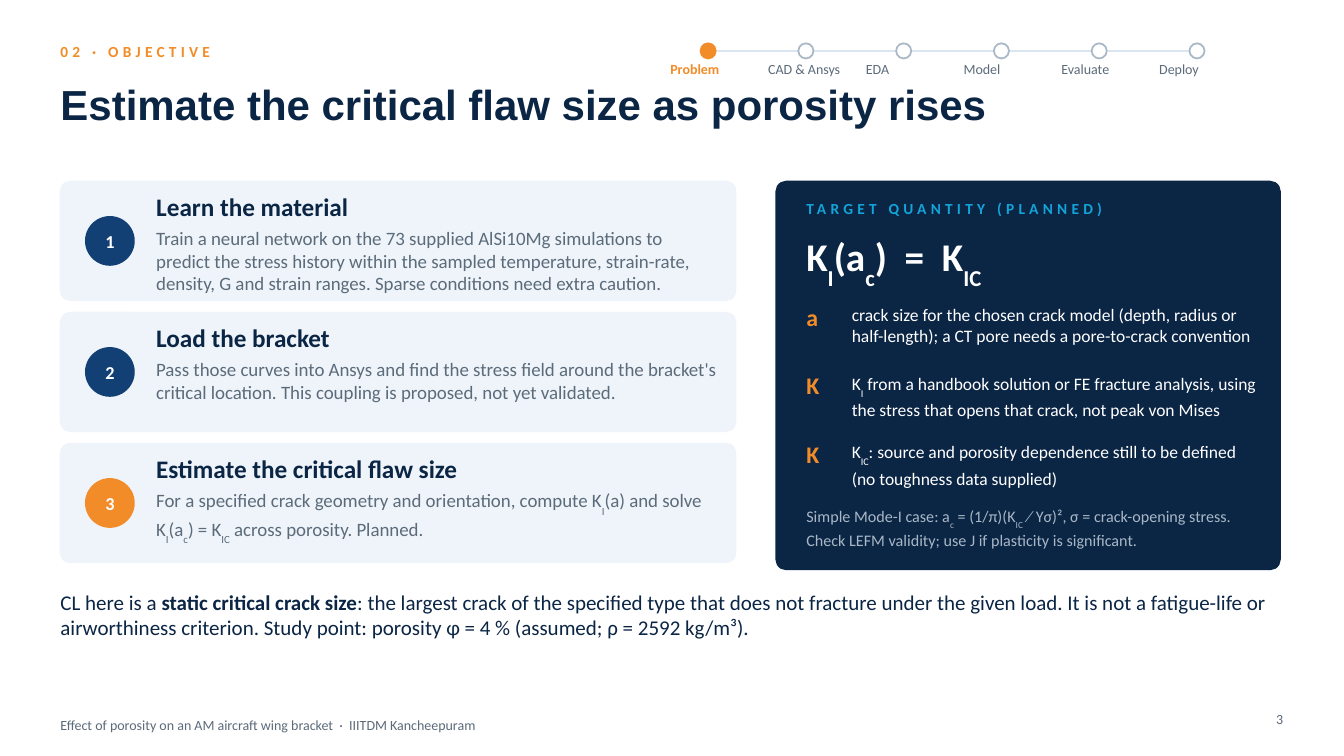
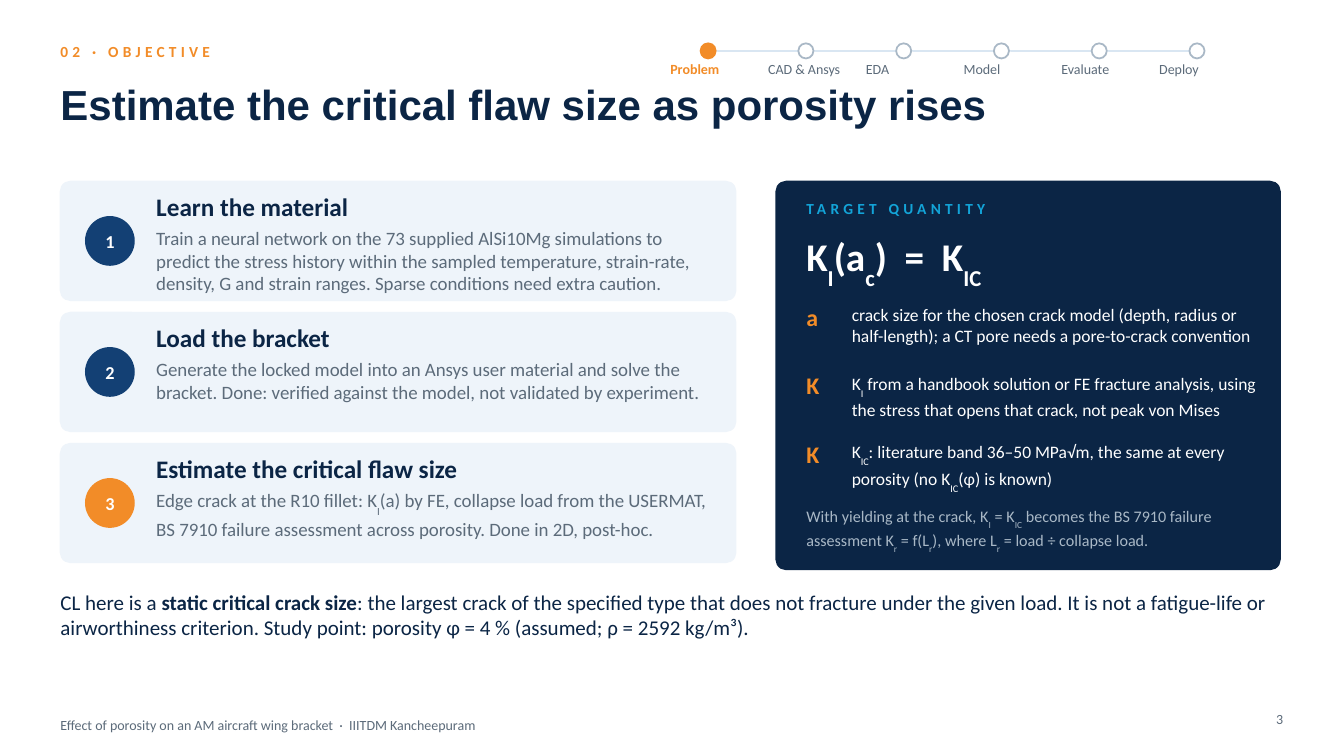
Before and after one commit to SaravananRamar06/MMM-ML, a slide deck: slide 3 of presentation/Final Presentation - Porosity in an AM Wing Bracket (corrected).pptx. Drawn at 1344x756 pixels with LibreOffice and Linux fonts; fonts in the diff are those of the drawing. Boxes give left, top, right and bottom in pixels: in the first picture for what was removed or moved away, otherwise in the second. Text is boxed around its words. In the diff, an @@ line names an element or a change of style, - is before the commit and + after.

```diff
--- a/presentation/Final Presentation - Porosity in an AM Wing Bracket (corrected).pptx
+++ b/presentation/Final Presentation - Porosity in an AM Wing Bracket (corrected).pptx
@@ text at <box>807,200,1250,226</box>: text changed @@
-TARGET QUANTITY (PLANNED)
+TARGET QUANTITY
@@ text at <box>156,363,699,402</box>: text changed @@
-Pass those curves into Ansys and find the stress field around the bracket's critical location. This coupling is proposed, not yet validated.
+Generate the locked model into an Ansys user material and solve the bracket. Done: verified against the model, not validated by experiment.
@@ text at <box>852,444,1224,488</box>: text changed @@
-KIC: source and porosity dependence still to be defined (no toughness data supplied)
+KIC: literature band 36–50 MPa√m, the same at every porosity (no KIC(φ) is known)
@@ text at <box>156,493,706,539</box>: text changed @@
-For a specified crack geometry and orientation, compute KI(a) and solve KI(ac) = KIC across porosity. Planned.
+Edge crack at the R10 fillet: KI(a) by FE, collapse load from the USERMAT, BS 7910 failure assessment across porosity. Done in 2D, post-hoc.
@@ text at <box>806,511,1212,551</box>: text changed @@
-Simple Mode-I case: ac = (1/π)(KIC ⁄ Yσ)², σ = crack-opening stress. Check LEFM validity; use J if plasticity is significant.
+With yielding at the crack, KI = KIC becomes the BS 7910 failure assessment Kr = f(Lr), where Lr = load ÷ collapse load.
```
Also in this commit, not shown: 6 other slides changed, 3 other files.
